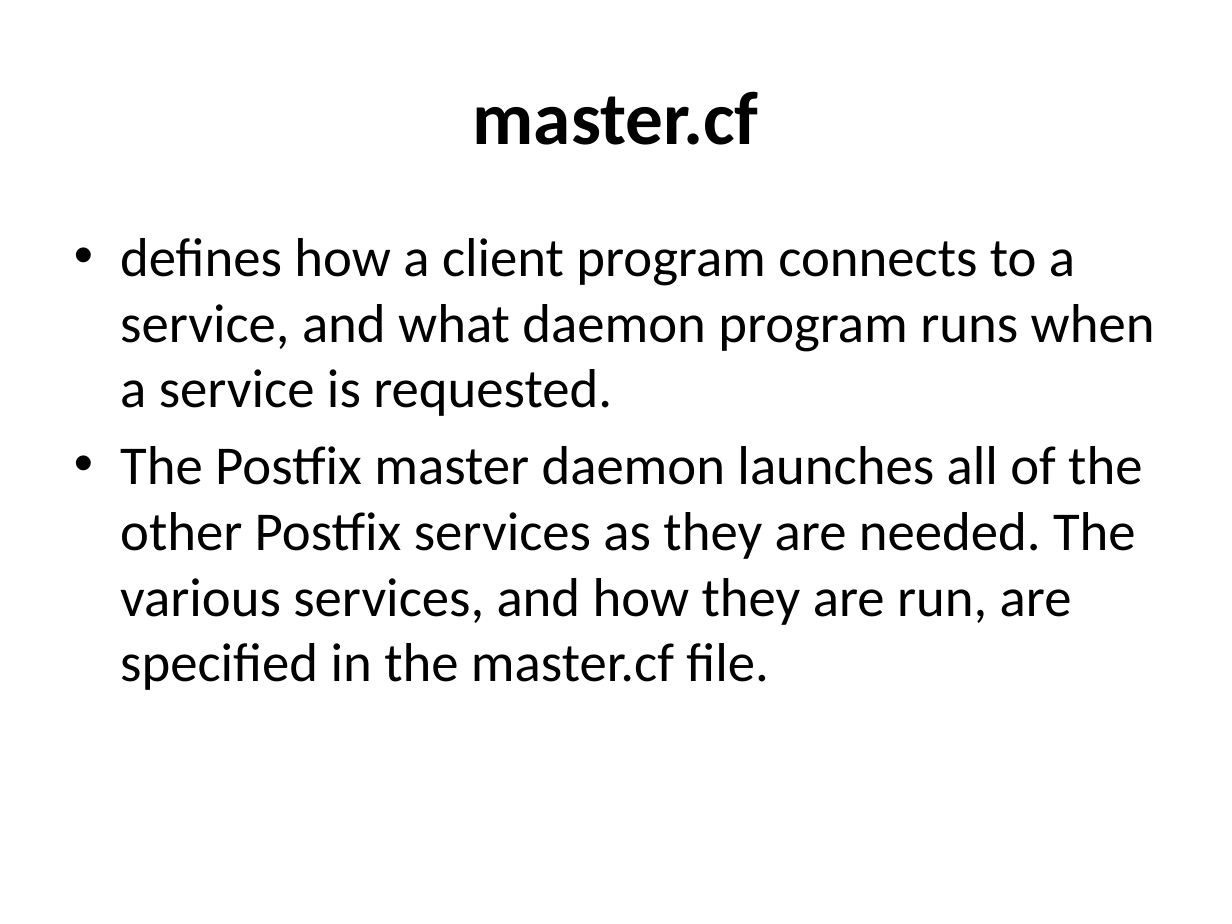
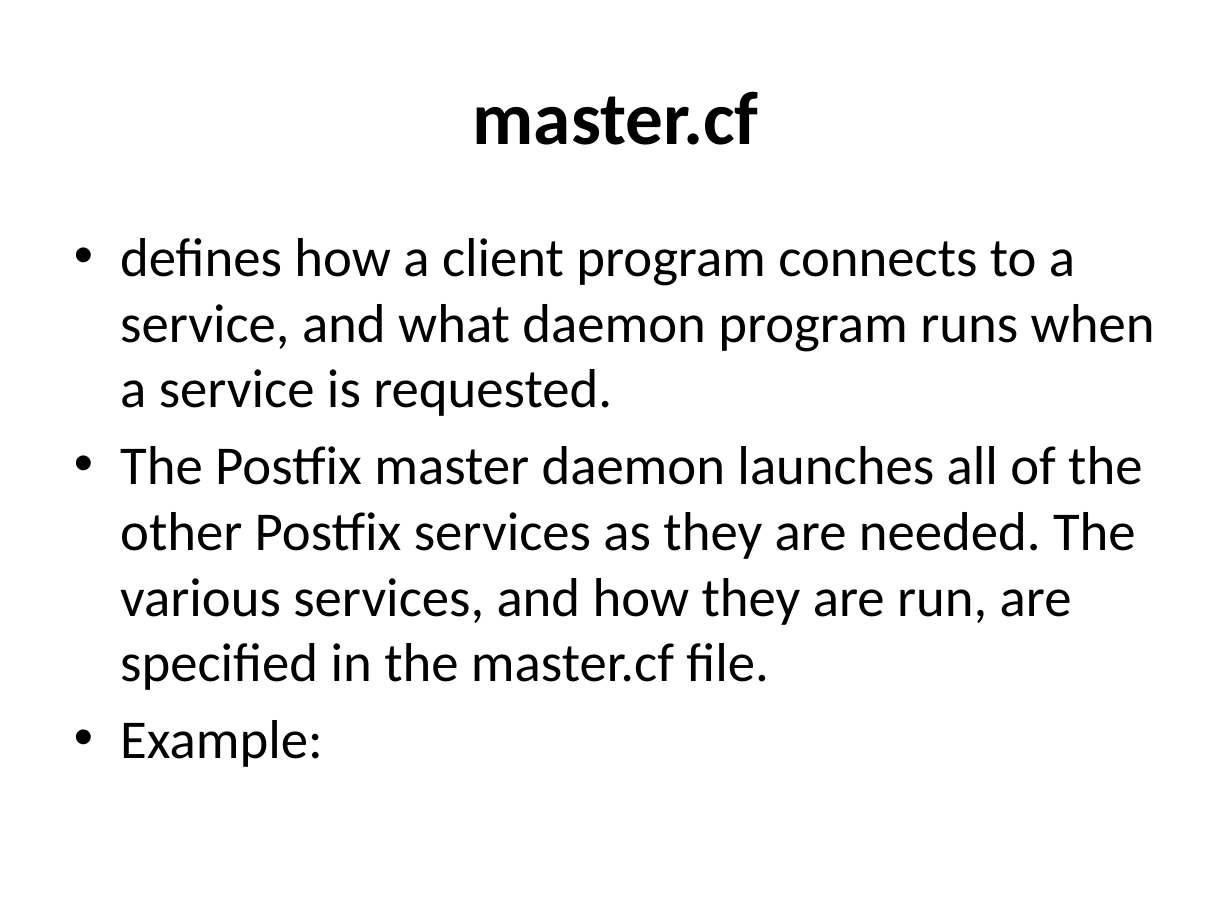
Before and after one commit to afnog/sse, a slide deck: slide 7 of postfix/postfix-mailgateway-debian.ppt. Drawn at 1232x924 pixels with LibreOffice and Linux fonts; fonts in the diff are those of the drawing. Boxes give left, top, right and bottom in pixels: in the first picture for what was removed or moved away, otherwise in the second. Text is boxed around its words. In the diff, an @@ line names an element or a change of style, - is before the commit and + after.

```diff
--- a/postfix/postfix-mailgateway-debian.ppt
+++ b/postfix/postfix-mailgateway-debian.ppt
@@ text at [120, 720, 323, 767]: paragraph added @@
+• Example:
```
Also in this commit, not shown: 1 other slide changed.
